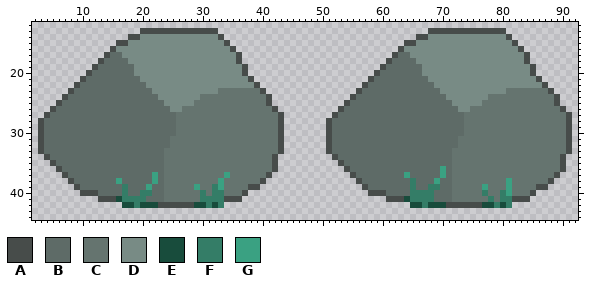
Sprite sheet: Art/environment/rock_idle_01.png. Above: the version before the commit.
The file is 96x48 pixels. Shown: x 2..92, y 12..44.
Palette (. is transparent): A #474c4a  B #5e6b67  C #65746f  D #788b85  E #184c3c  F #347d67  G #3aa182
Pixels before, first column x 3:
13 .................AAAAAAAAAAAAA...................................AAAAAAAAAAAAA...........
14 ...............AADDDDDDDDDDDDDA................................AADDDDDDDDDDDDDA..........
15 .............AADDDDDDDDDDDDDDDDA.............................AADDDDDDDDDDDDDDDDA.........
16 ............ADDDDDDDDDDDDDDDDDDDA...........................ADDDDDDDDDDDDDDDDDDDA........
17 ...........ABBDDDDDDDDDDDDDDDDDDDA.........................ABBDDDDDDDDDDDDDDDDDDDA.......
18 ..........ABBBBDDDDDDDDDDDDDDDDDDA........................ABBBBDDDDDDDDDDDDDDDDDDA.......
19 .........ABBBBBBDDDDDDDDDDDDDDDDDDA......................ABBBBBBDDDDDDDDDDDDDDDDDDA......
20 ........ABBBBBBBDDDDDDDDDDDDDDDDDDA.....................ABBBBBBBDDDDDDDDDDDDDDDDDDA......
21 .......ABBBBBBBBBDDDDDDDDDDDDDDDDDDA...................ABBBBBBBBBDDDDDDDDDDDDDDDDDDA.....
22 ......ABBBBBBBBBBBDDDDDDDDDDDDDDDDDDA.................ABBBBBBBBBBBDDDDDDDDDDDDDDDDDDA....
23 .....ABBBBBBBBBBBBBDDDDDDDDDDDCCCCCCCA...............ABBBBBBBBBBBBBDDDDDDDDDDDCCCCCCCA...
24 ....ABBBBBBBBBBBBBBBDDDDDDDCCCCCCCCCCCA.............ABBBBBBBBBBBBBBBDDDDDDDCCCCCCCCCCCA..
25 ...ABBBBBBBBBBBBBBBBBDDDDDCCCCCCCCCCCCA............ABBBBBBBBBBBBBBBBBDDDDDCCCCCCCCCCCCA..
26 ..ABBBBBBBBBBBBBBBBBBBDDCCCCCCCCCCCCCCCA..........ABBBBBBBBBBBBBBBBBBBDDCCCCCCCCCCCCCCCA.
27 .ABBBBBBBBBBBBBBBBBBBBBCCCCCCCCCCCCCCCCCA........ABBBBBBBBBBBBBBBBBBBBBCCCCCCCCCCCCCCCCCA
28 ABBBBBBBBBBBBBBBBBBBBBBCCCCCCCCCCCCCCCCCA.......ABBBBBBBBBBBBBBBBBBBBBBCCCCCCCCCCCCCCCCCA
29 ABBBBBBBBBBBBBBBBBBBBBBCCCCCCCCCCCCCCCCCA.......ABBBBBBBBBBBBBBBBBBBBBBCCCCCCCCCCCCCCCCCA
30 ABBBBBBBBBBBBBBBBBBBBBBCCCCCCCCCCCCCCCCCA.......ABBBBBBBBBBBBBBBBBBBBBBCCCCCCCCCCCCCCCCCA
31 ABBBBBBBBBBBBBBBBBBBBBCCCCCCCCCCCCCCCCCCA.......ABBBBBBBBBBBBBBBBBBBBBCCCCCCCCCCCCCCCCCCA
32 ABBBBBBBBBBBBBBBBBBBBBCCCCCCCCCCCCCCCCCCA.......ABBBBBBBBBBBBBBBBBBBBBCCCCCCCCCCCCCCCCCCA
33 ABBBBBBBBBBBBBBBBBBBBCCCCCCCCCCCCCCCCCCCA.......ABBBBBBBBBBBBBBBBBBBBCCCCCCCCCCCCCCCCCCCA
34 .ABBBBBBBBBBBBBBBBBBBCCCCCCCCCCCCCCCCCCA.........ABBBBBBBBBBBBBBBBBBBCCCCCCCCCCCCCCCCCCA.
35 ..ABBBBBBBBBBBBBBBBBBCCCCCCCCCCCCCCCCCCA..........ABBBBBBBBBBBBBBBBBBCCCCCCCCCCCCCCCCCCA.
36 ...ABBBBBBBBBBBBBBBBBCCCCCCCCCCCCCCCCCCA...........ABBBBBBBBBBBBBBBGBCCCCCCCCCCCCCCCCCCA.
37 ....ABBBBBBBBBBBBBBGBCCCCCCCCCCGCCCCCCA.............ABBBBBBBBGBBBBBGBCCCCCCCCCCCCCCCCCA..
38 .....ABBBBBBBGBBBBBGBCCCCCCCCCGCCCCCCA...............ABBBBBBBBFBBBGBBCCCCCCCCCGCCCCCCA...
39 ......ABBBBBBBFBBBGBBCCCCCGCCFGCCCCAA.................ABBBBBBBFBBFFBBCCCCCGCCCGCCCCAA....
40 .......AAABBBBFBBFFBBCCCCCCFCFFCCCA....................AAABBBBFFFFBBBCCCCCFCCFGCCCA......
41 ..........AAAEFFFFBBBCCCCCCFFFFAAA........................AAAEFFFFBBBCCCCCCFCFFAAA.......
42 ..............EEFEEEAAAAAAEEFEF...............................EEFEEEAAAAAAEEFEF..........
Now the later version:
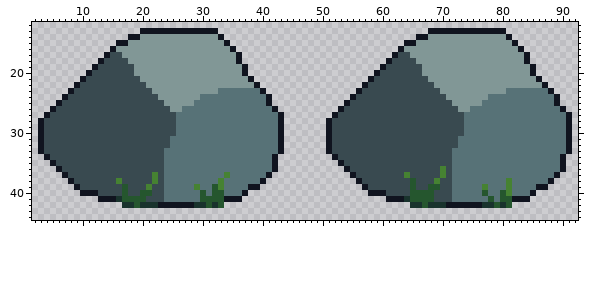
What changed:
colour A: #474c4a -> #10141f
colour B: #5e6b67 -> #394a50
colour C: #65746f -> #577277
colour D: #788b85 -> #819796
colour E: #184c3c -> #19332d
colour F: #347d67 -> #25562e
colour G: #3aa182 -> #468232
